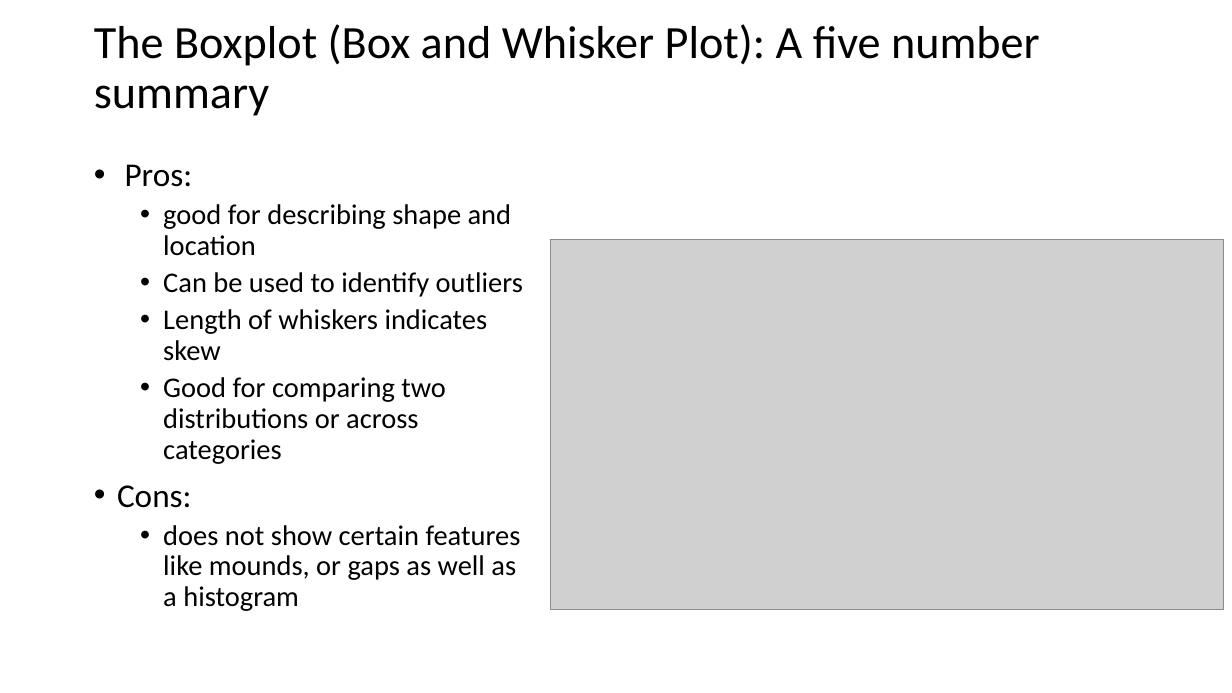
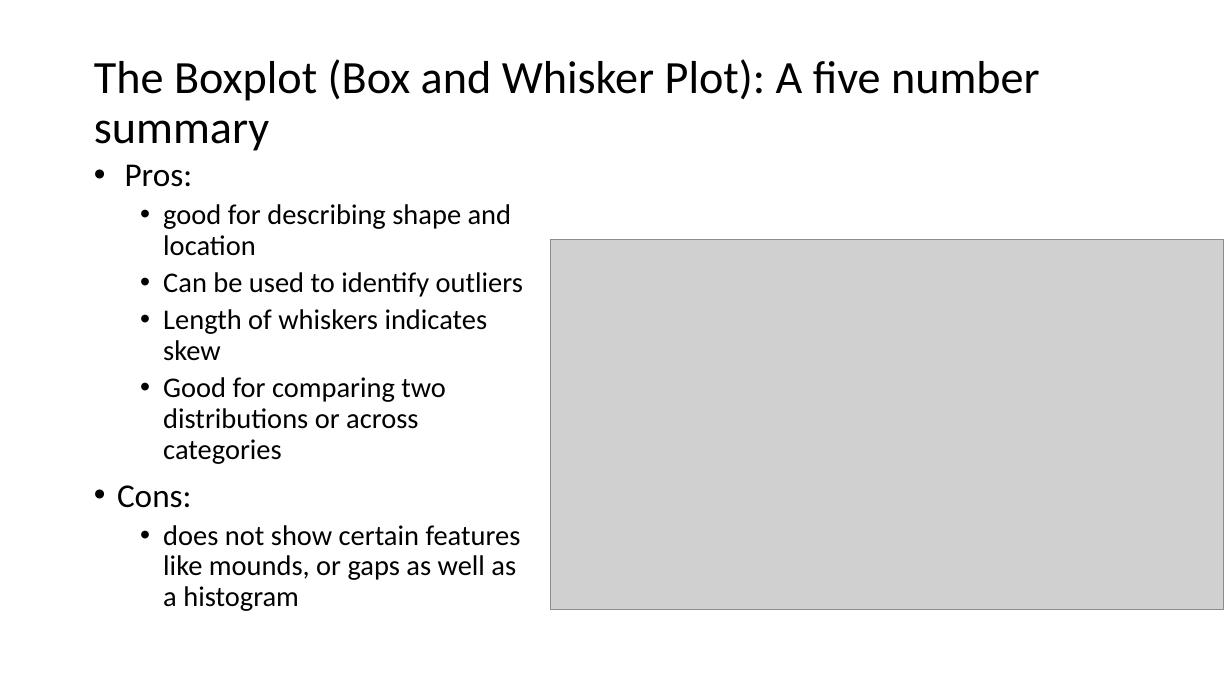
Before and after one commit to Jarred6068/Kvamme_UI_STAT251, a slide deck: slide 25 of docs/lecture_slides/Week 2/Week2_Lecture5_slides_1_19_2024.pptx (slide 28 before the commit). Drawn at 1232x693 pixels with LibreOffice and Linux fonts; fonts in the diff are those of the drawing; grey boxes stand for pictures. Boxes give left, top, right and bottom in pixels: in the first picture for what was removed or moved away, otherwise in the second. Text is boxed around its words. In the diff, an @@ line names an element or a change of style, - is before the commit and + after.

```diff
--- a/docs/lecture_slides/Week 2/Week2_Lecture5_slides_1_19_2024.pptx
+++ b/docs/lecture_slides/Week 2/Week2_Lecture5_slides_1_19_2024.pptx
@@ title "The Boxplot (Box and Whisker ...": place and size @@
-title "The Boxplot (Box and Whisker ..." at box(94, 24, 1040, 116)
+title "The Boxplot (Box and Whisker ..." at box(94, 59, 1040, 151)
```
Also in this commit, not shown: 9 other slides changed, 1 slide added, 4 slides removed, 1 other file.
